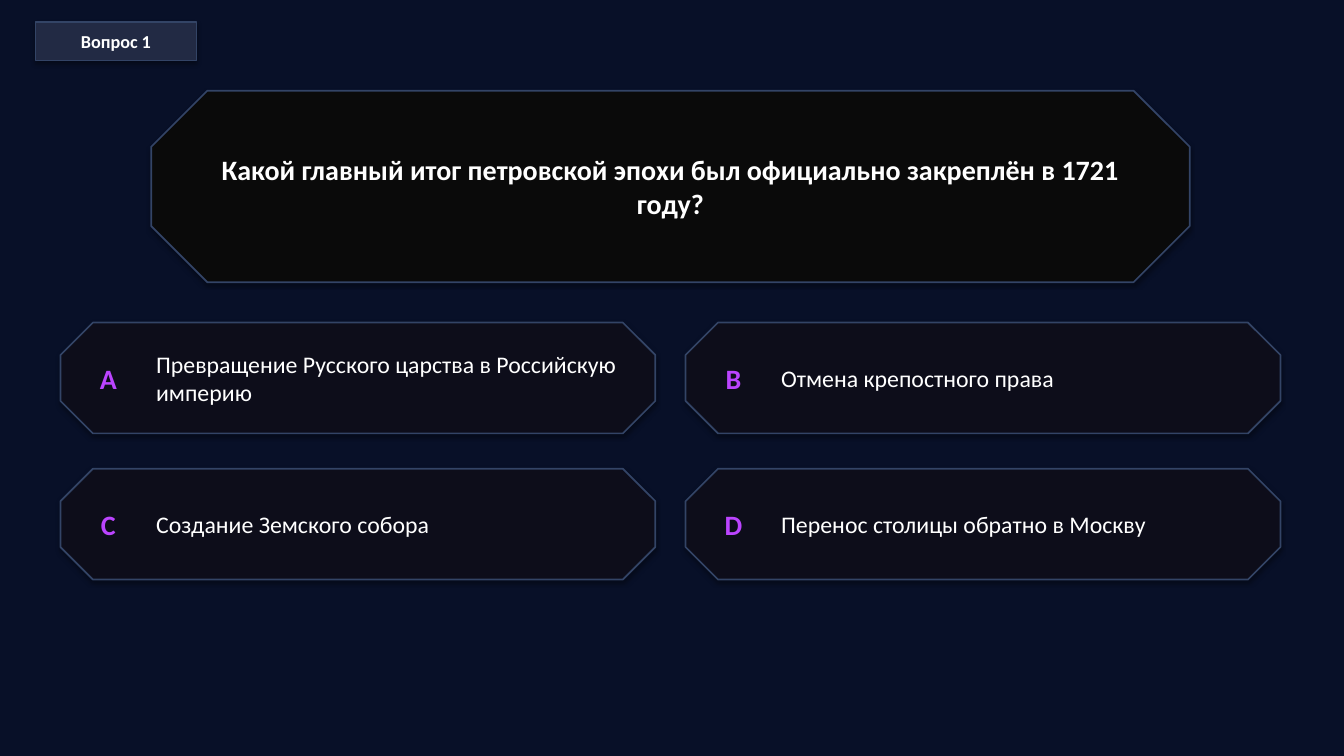
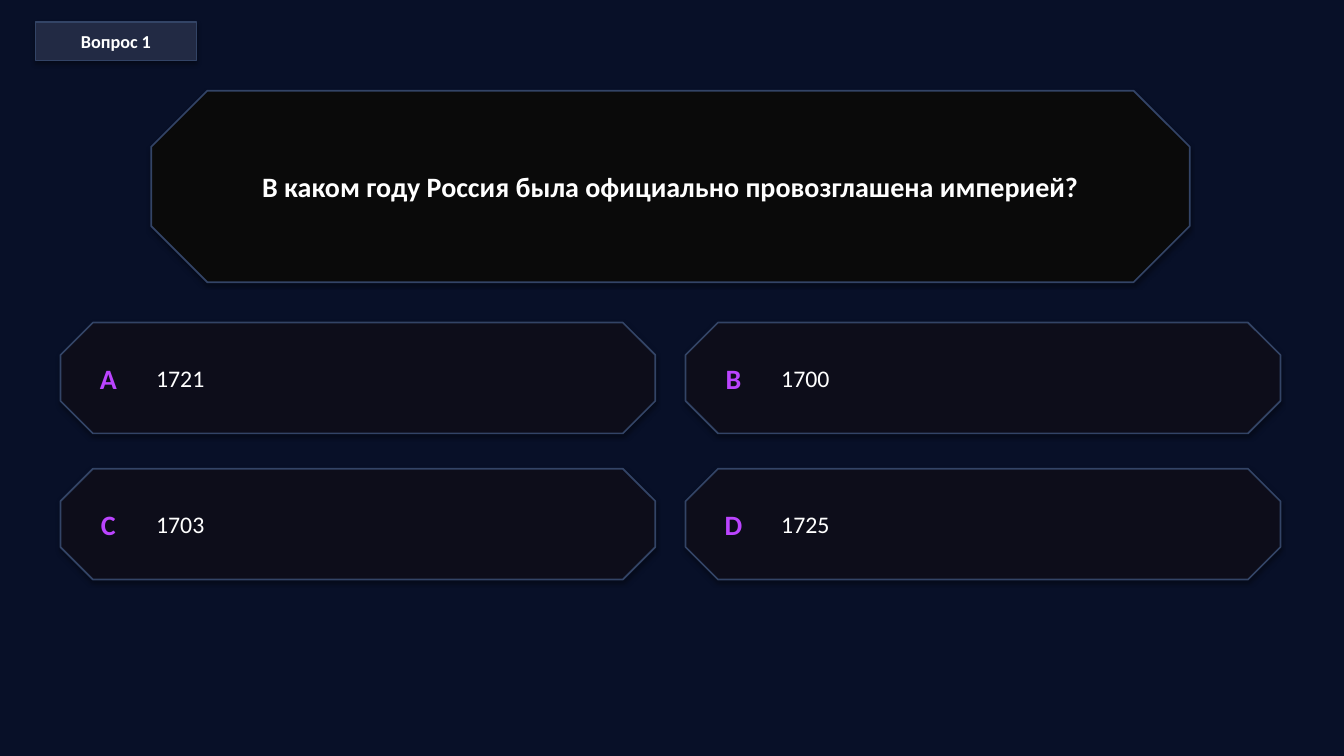
Before and after one commit to bk-ru/quizcraft, a slide deck: slide 1 of mockups/compact-workspace/data/demo-export.pptx. Drawn at 1344x756 pixels with LibreOffice and Linux fonts; fonts in the diff are those of the drawing. Boxes give left, top, right and bottom in pixels: in the first picture for what was removed or moved away, otherwise in the second. Text is boxed around its words. In the diff, an @@ line names an element or a change of style, - is before the commit and + after.

```diff
--- a/mockups/compact-workspace/data/demo-export.pptx
+++ b/mockups/compact-workspace/data/demo-export.pptx
@@ text in octagon at (262,177,1078,202): text changed @@
-Какой главный итог петровской эпохи был официально закреплён в 1721 году?
+В каком году Россия была официально провозглашена империей?
@@ text at (156,371,204,387): text changed @@
-Превращение Русского царства в Российскую империю
+1721
@@ text at (781,371,829,387): text changed @@
-Отмена крепостного права
+1700
@@ text at (156,517,204,533): text changed @@
-Создание Земского собора
+1703
@@ text at (781,517,829,533): text changed @@
-Перенос столицы обратно в Москву
+1725
```
Also in this commit, not shown: 13 other slides changed, 86 slides added, 6 slides removed, 2 other files.
